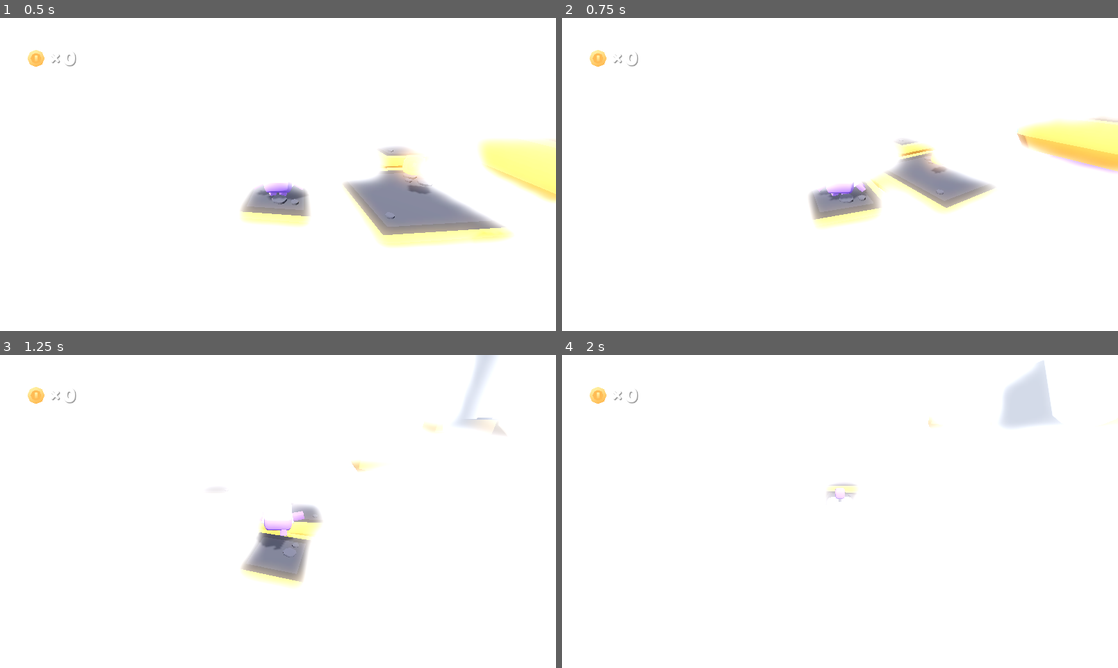
Above: before the commit, frames 1-4 (two rows, left to right).
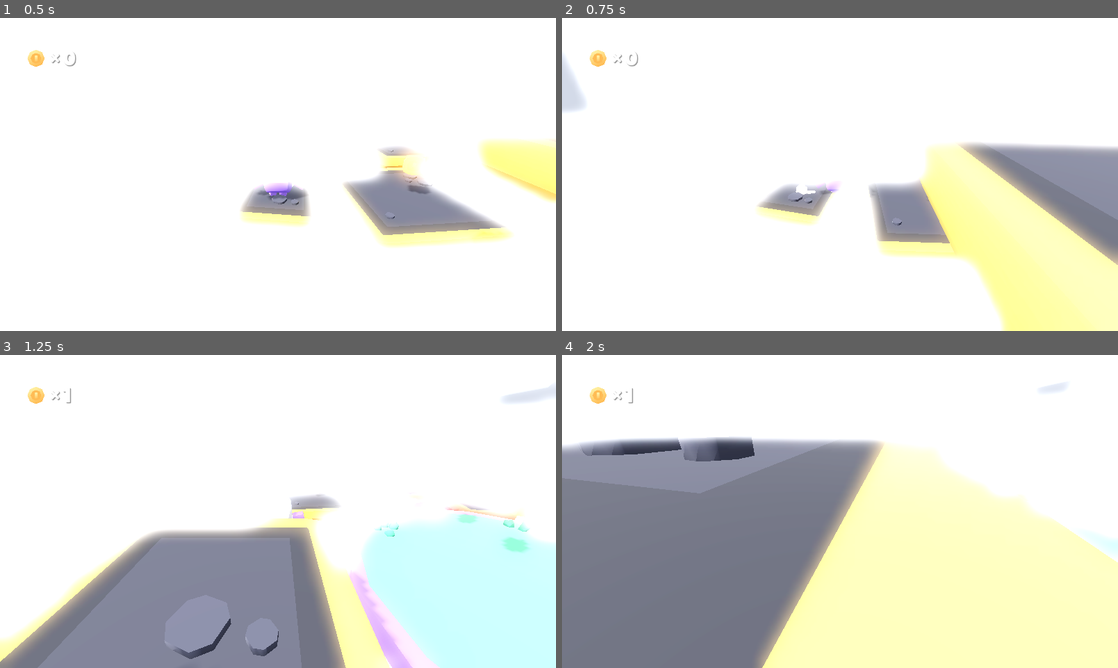
Above: after the commit, the same moments.

Repository: oxeg/GodotPlatformer
Game: Godot game, scene res://scenes/main.tscn
Same seed, same stepped clock (60 frames per second), same inputs: the game is played once before the commit and once after it.
Inputs:
- Up to frame 1 (0.5 s): no input
- Up to frame 2 (0.75 s): hold D (move_right) from 0.53 s (still down); tap Left (camera_left) at 0.6 s
- Up to frame 3 (1.25 s): keep holding D (move_right); tap Space (jump) at 0.77 s; tap Right (camera_right) at 0.8 s
- Up to frame 4 (2 s): release D (move_right) at 1.28 s; hold S (move_back) from 1.28 s (still down); tap Right (camera_right) at 1.35 s; tap Space (jump) at 1.52 s; tap Left (camera_left) at 1.55 s

Frame 1 is identical in both runs. In frame 2, 25% of the frame differs, in the area x 0-100%, y 12-100%; in frame 3, 39%; in frame 4, 67%, in the area x 0-100%, y 1-100%.

Commit message:
updated player movement

Diff:
--- a/scripts/player.gd
+++ b/scripts/player.gd
@@ -91,8 +91,11 @@
 	# Movement
 
 	var applied_velocity: Vector3
-	var move = Input.get_axis("move_back", "move_forward")
-	applied_velocity += transform.basis.z * move * movement_speed
+	var move_forward = Input.get_axis("move_back", "move_forward")
+	applied_velocity += transform.basis.z * move_forward * movement_speed
+
+	var move_sideways = Input.get_axis("move_right", "move_left")
+	applied_velocity += transform.basis.x * move_sideways * movement_speed
 
 	applied_velocity.y = -gravity
 
@@ -100,7 +103,7 @@
 	move_and_slide()
 
 	# Rotation
-	var turn = Input.get_axis("move_right", "move_left")
+	var turn = Input.get_axis("camera_right", "camera_left")
 	rotate_y(rotation_speed * turn * delta)
 
 # Handle gravity
